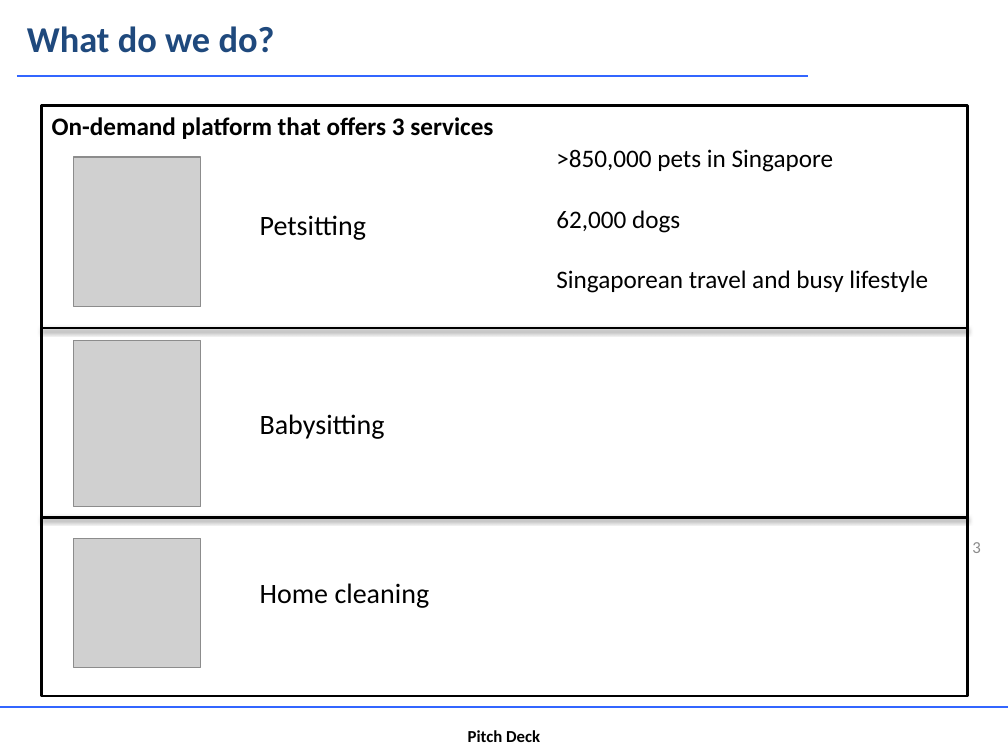
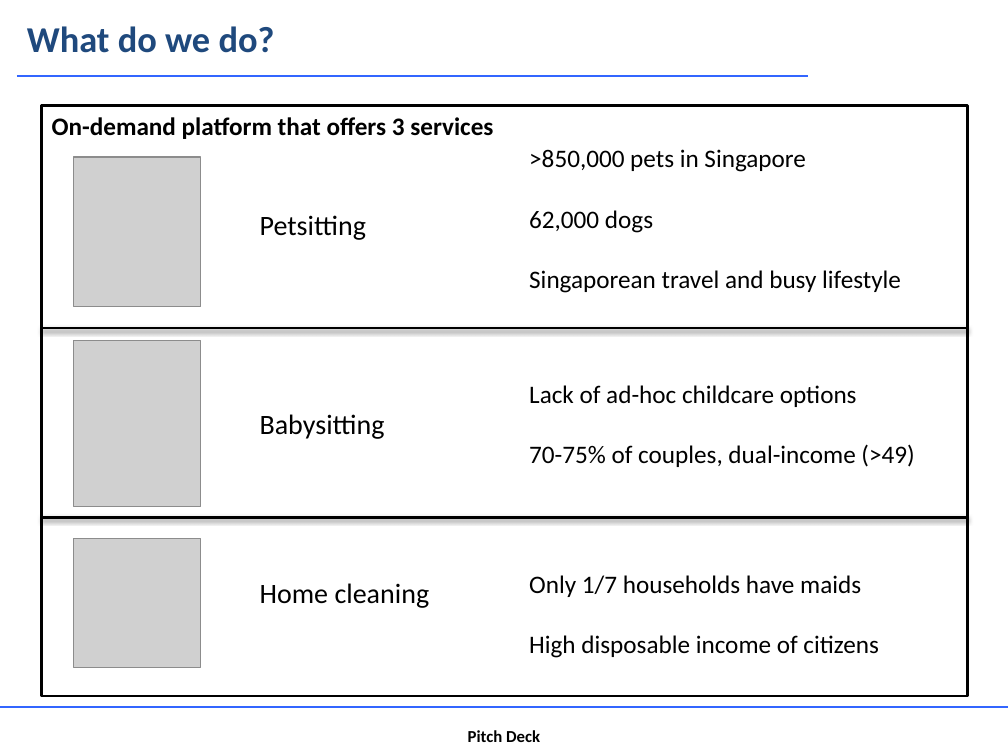
Before and after one commit to leeadrian841/project3, a slide deck: slide 3 of Ease_Pitchdeck.pptx. Drawn at 1008x756 pixels with LibreOffice and Linux fonts; fonts in the diff are those of the drawing; grey boxes stand for pictures; background and template pictures are left out. Boxes give left, top, right and bottom in pixels: in the first picture for what was removed or moved away, otherwise in the second. Text is boxed around its words. In the diff, an @@ line names an element or a change of style, - is before the commit and + after.

Commit message:
slide changes, css changes

```diff
--- a/Ease_Pitchdeck.pptx
+++ b/Ease_Pitchdeck.pptx
@@ text ">850,000 pets in Singapore": place and size @@
-text ">850,000 pets in Singapore" at [556, 149, 928, 293]
+text ">850,000 pets in Singapore" at [529, 149, 901, 293]
@@ text added at [529, 385, 914, 467], 18 pt, text #000000 @@
+Lack of ad-hoc childcare options
+70-75% of couples, dual-income (>49)
@@ text removed at [972, 542, 980, 553] @@
-A Team Services - 3
@@ text added at [529, 575, 878, 658], 18 pt, text #000000 @@
+Only 1/7 households have maids
+High disposable income of citizens
```
Also in this commit, not shown: 2 other slides changed, 2 other files.
